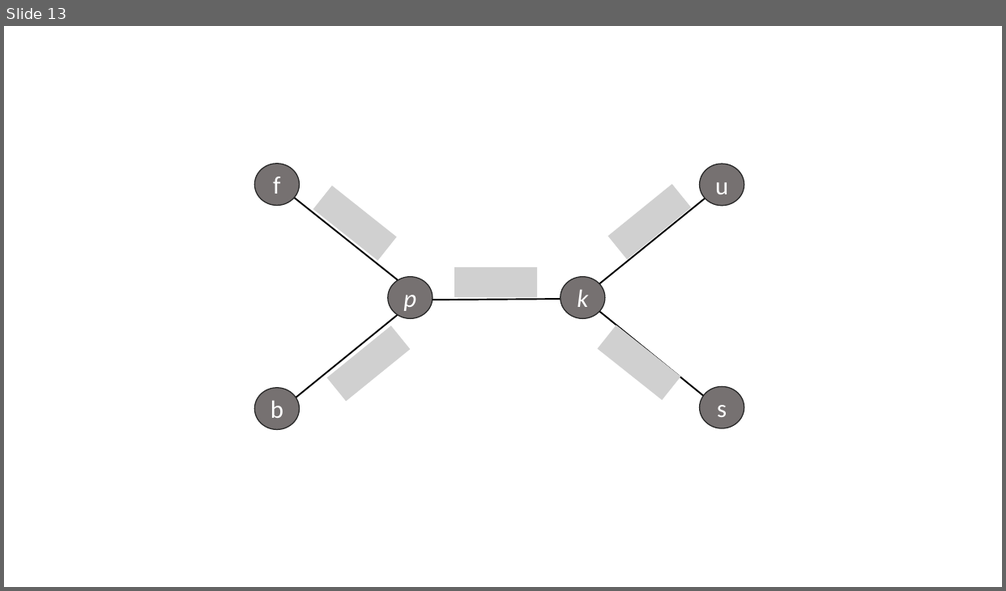
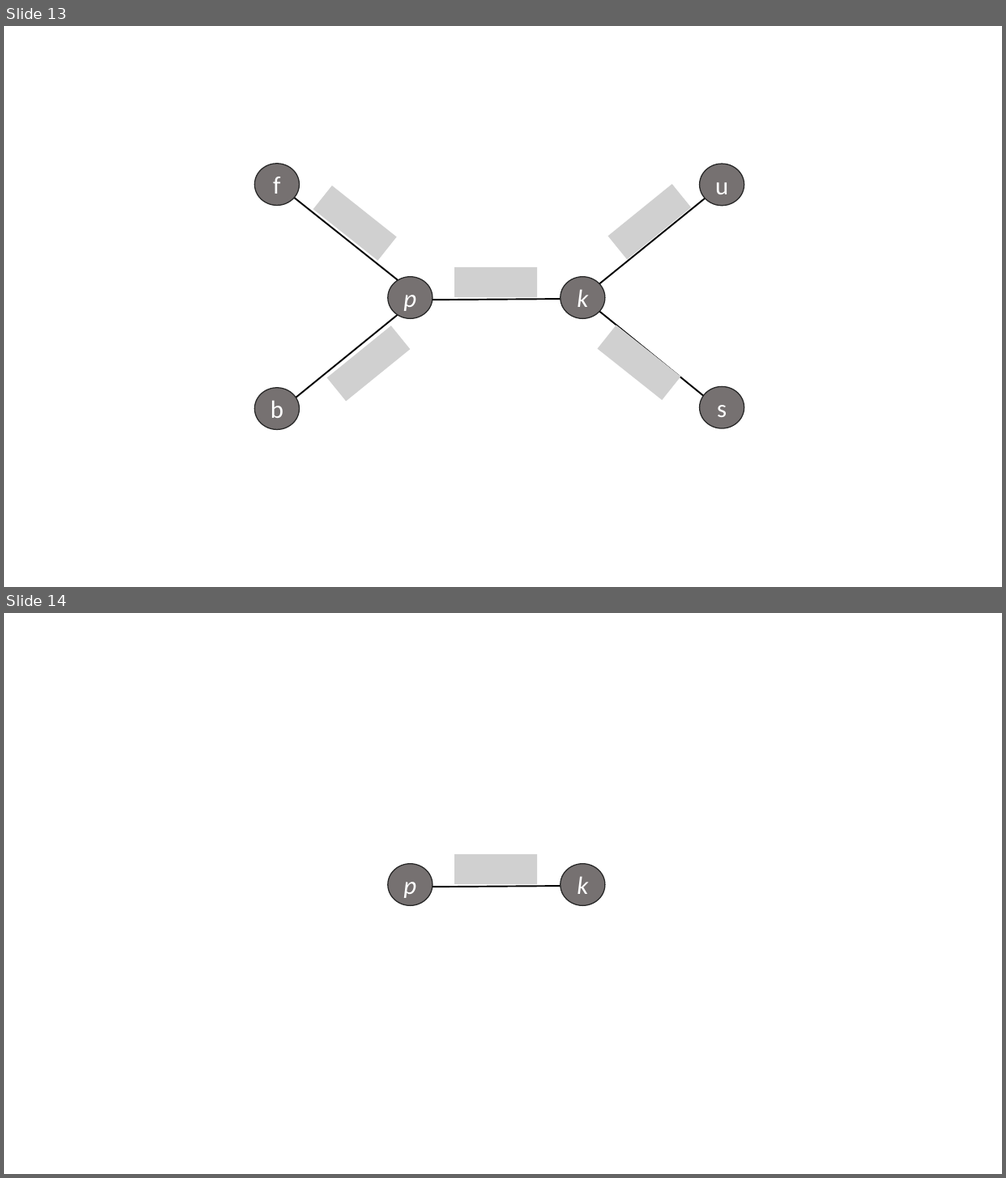
Before and after one commit to mtortoli/Thesis, a slide deck: unroteed_tree_created_by_figure_5.pptx. Shown one above the other, each under a label of ours: slide 13 before the commit, slides 13 and 14 after it. The pictures are 1006x591 and 1006x1178 pixels, drawn with LibreOffice and Linux fonts; fonts in the diff are those of the drawing; grey boxes stand for pictures. Boxes give left, top, right and bottom in pixels: in the first picture for what was removed or moved away, otherwise in the second. Text is boxed around its words. In the diff, an @@ line names an element or a change of style, - is before the commit and + after.

```diff
--- a/unroteed_tree_created_by_figure_5.pptx
+++ b/unroteed_tree_created_by_figure_5.pptx
@@ slide 14 added at bbox=[4, 613, 1002, 1174], background #FFFFFF @@
@@ picture added at bbox=[454, 854, 537, 884] @@
@@ ellipse added at bbox=[388, 864, 433, 905], fill #767171, outline #262626 1 pt, 24 pt, text #FFFFFF, italic @@
+p
@@ ellipse added at bbox=[560, 864, 605, 905], fill #767171, outline #262626 1 pt, 24 pt, text #FFFFFF, italic @@
+k
@@ line added from (417, 887) to (586, 886), #000000 1.5 pt @@
```
Also in this commit, not shown: 1 other slide added, 6 other files.
